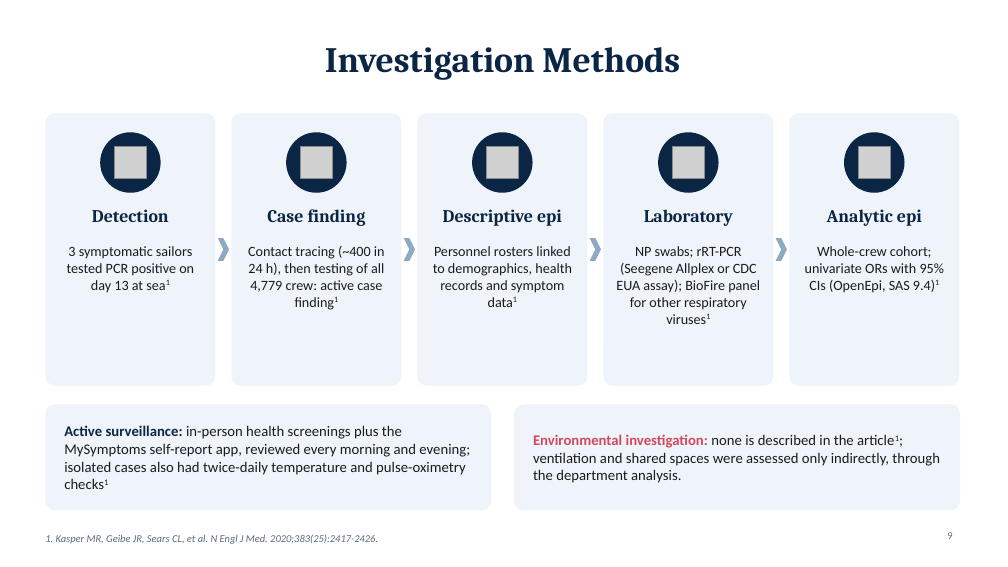
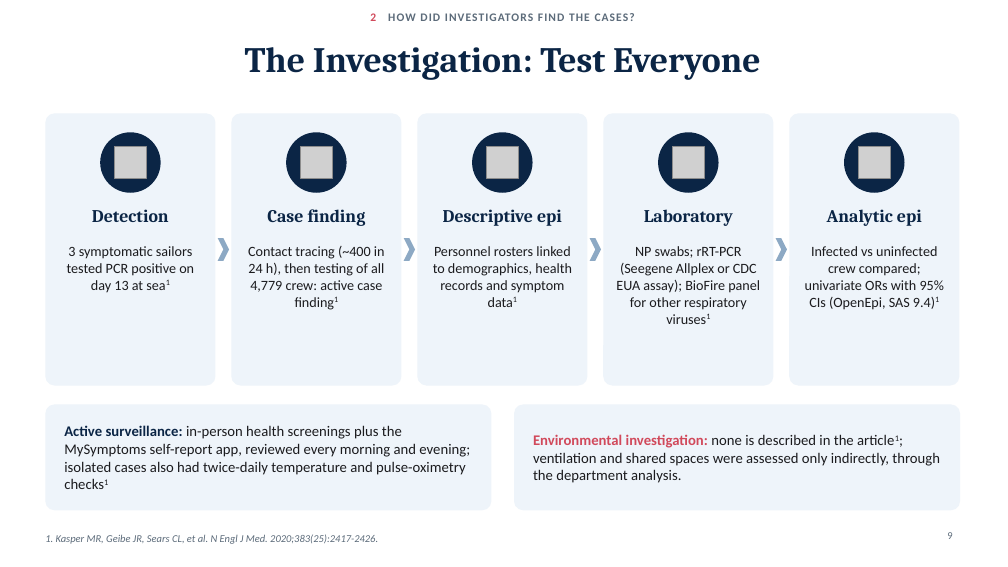
Before and after one commit to adebowa96/Research, a slide deck: slide 9 of Outbreak_of_the_Day/Covid19_Aircraft_Carrier_Outbreak.pptx. Drawn at 1008x567 pixels with LibreOffice and Linux fonts; fonts in the diff are those of the drawing; grey boxes stand for pictures. Boxes give left, top, right and bottom in pixels: in the first picture for what was removed or moved away, otherwise in the second. Text is boxed around its words. In the diff, an @@ line names an element or a change of style, - is before the commit and + after.

```diff
--- a/Outbreak_of_the_Day/Covid19_Aircraft_Carrier_Outbreak.pptx
+++ b/Outbreak_of_the_Day/Covid19_Aircraft_Carrier_Outbreak.pptx
@@ text added at (370,13,635,21), 11 pt, text #5C6B7A, bold @@
+2 HOW DID INVESTIGATORS FIND THE CASES?
@@ title at (245,47,761,80): text changed @@
-Investigation Methods
+The Investigation: Test Everyone
@@ text at (805,246,944,310): text changed @@
-Whole-crew cohort; univariate ORs with 95% CIs (OpenEpi, SAS 9.4)1
+Infected vs uninfected crew compared; univariate ORs with 95% CIs (OpenEpi, SAS 9.4)1
```
Also in this commit, not shown: 18 other slides changed.
